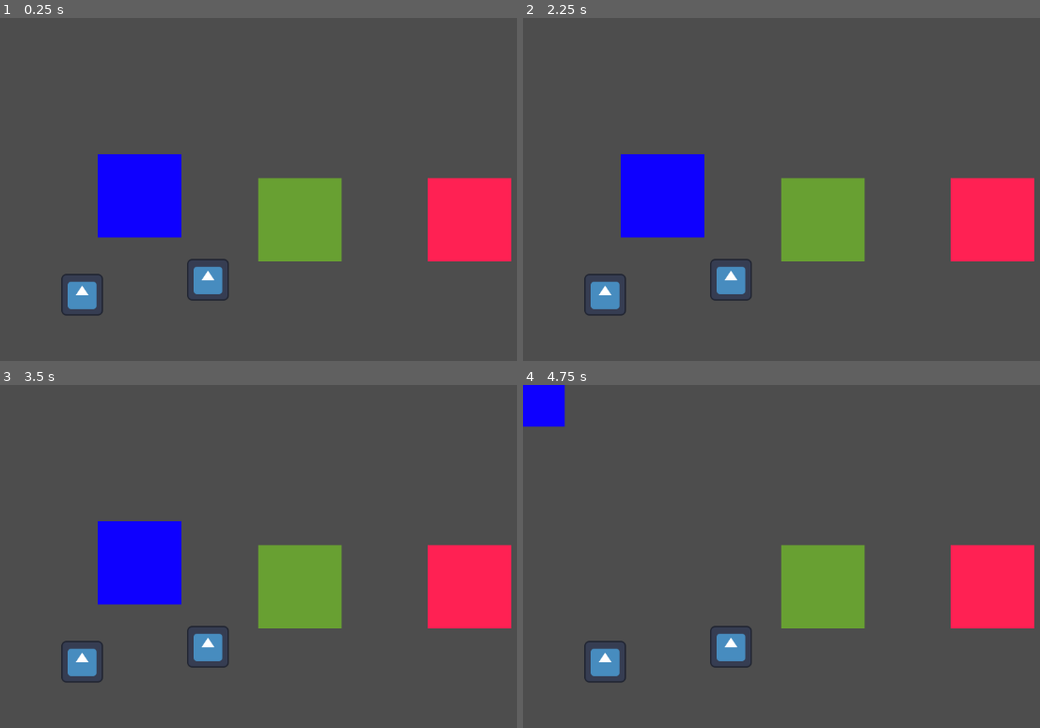
Above: before the commit, frames 1-4 (two rows, left to right).
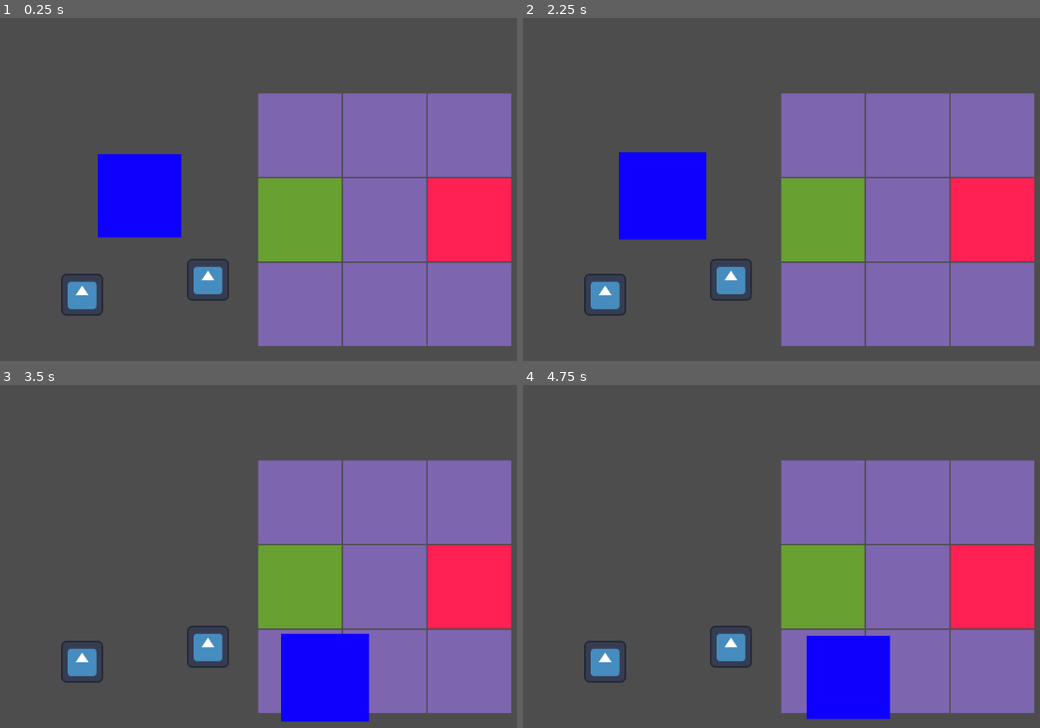
Above: after the commit, the same moments.

Repository: Smoresies/GMTK2025
Game: Godot game, scene res://scenes/sandbox.tscn
The game is run twice, just before and just after one commit, with the same random seed, the same clock (stepped at 60 frames per second) and the same inputs. The engine's default icon, where the game draws it, is replaced by a stand-in: a white triangle on a blue panel in a dark square.
Inputs (mouse positions are in pixels of both pictures, inside the frame that each line leads up to):
- Up to frame 1 (0.25 s): no input
- Up to frame 2 (2.25 s): tap Enter at 0.5, 2 s; move the mouse to (729, 278) at 0.52 s; press the mouse at (729, 278) at 0.53 s; tap Space (space) at 1.25, 2.1 s; move the mouse to (605, 295) at 1.27 s; release the mouse at (605, 295) at 1.28 s; click (605, 295) at 1.35 s; move the mouse to (662, 196) at 2.02 s; press the mouse at (662, 196) at 2.03 s
- Up to frame 3 (3.5 s): tap Space (space) at 2.75 s; move the mouse to (336, 679) at 2.77 s; release the mouse at (336, 679) at 2.78 s; click (336, 679) at 2.85 s
- Up to frame 4 (4.75 s): tap Enter at 3.5 s; move the mouse to (outside the picture) at 3.52 s; press the mouse at (outside the picture) at 3.53 s; tap Space (space) at 4.25, 4.35 s; move the mouse to (672, 532) at 4.27 s; release the mouse at (672, 532) at 4.28 s; click (672, 532) at 4.55 s

The runs differ from the first frame. In frame 1, 28% of the frame differs, in the area x 49-99%, y 21-96%; in frame 2, 28%; in frame 3, 32%, in the area x 18-99%, y 21-99%; in frame 4, 29%.

Commit message:
FIXED THE BIG BUG!!!

Diff:
--- a/scenes/board_space.tscn
+++ b/scenes/board_space.tscn
@@ -20,6 +20,7 @@
 offset_bottom = 64.0
 grow_horizontal = 2
 grow_vertical = 2
+mouse_filter = 2
 
 [node name="CollisionShape2D" type="CollisionShape2D" parent="."]
 scale = Vector2(6.25, 6.25)
--- a/scenes/draggable_object.tscn
+++ b/scenes/draggable_object.tscn
@@ -21,6 +21,5 @@
 shape = SubResource("RectangleShape2D_qf1og")
 
 [connection signal="body_entered" from="Area2D" to="." method="_on_area_2d_body_entered"]
-[connection signal="body_exited" from="Area2D" to="." method="_on_area_2d_body_exited"]
 [connection signal="mouse_entered" from="Area2D" to="." method="_on_area_2d_mouse_entered"]
 [connection signal="mouse_exited" from="Area2D" to="." method="_on_area_2d_mouse_exited"]
--- a/scenes/pipe.tscn
+++ b/scenes/pipe.tscn
@@ -23,10 +23,11 @@
 offset_bottom = 64.0
 grow_horizontal = 2
 grow_vertical = 2
+mouse_filter = 2
 color = Color(0.054902, 0, 1, 1)
 
 [node name="Area2D2" type="Area2D" parent="."]
-collision_layer = 4
+collision_layer = 0
 collision_mask = 4
 
 [node name="Checker" type="CollisionShape2D" parent="Area2D2"]
--- a/scenes/start.tscn
+++ b/scenes/start.tscn
@@ -25,6 +25,6 @@
 
 [node name="CollisionShape2D" type="CollisionShape2D" parent="."]
 position = Vector2(64, 0)
-scale = Vector2(5, 5)
+scale = Vector2(4, 4)
 shape = SubResource("CircleShape2D_ewcy1")
 disabled = true
--- a/scripts/board_space.gd
+++ b/scripts/board_space.gd
@@ -1,14 +1,16 @@
+class_name BoardSpace
 extends StaticBody2D
 
-#@onready var collision_shape_2d: CollisionShape2D = $CollisionShape2D
+@onready var collision_shape_2d: CollisionShape2D = $CollisionShape2D
+var is_empty = true
 
 func _ready():
 	modulate = Color(Color.MEDIUM_PURPLE, 0.7)
 
 func _process(_delta):
 	if global.is_dragging:
-		visible = true
-		#collision_shape_2d.disabled = false
+		# visible = true
+		collision_shape_2d.disabled = false
 	else:
-		visible = false
-		#collision_shape_2d.disabled = true
+		# visible = false
+		collision_shape_2d.disabled = true
--- a/scripts/draggable_object.gd
+++ b/scripts/draggable_object.gd
@@ -6,6 +6,7 @@
 var body_ref
 var offset: Vector2
 var initialPos: Vector2
+var last_body : BoardSpace = null
 @onready var initialSize: Vector2 = scale
 
 func _process(_delta):
@@ -21,11 +22,15 @@
 			var tween = get_tree().create_tween()
 			if is_inside_droppable and body_ref:
 				tween.tween_property(self, "position", body_ref.position, 0.2).set_ease(Tween.EASE_OUT)
+				if last_body:
+					last_body.is_empty = true
+				last_body = body_ref
+				body_ref.is_empty = false
 				body_ref.modulate = Color(Color.MEDIUM_PURPLE, 0.7)
 				body_ref = null
 			else:
 				tween.tween_property(self, "global_position", initialPos, 0.2).set_ease(Tween.EASE_OUT)
-
+			# draggable = false
 
 
 func _on_area_2d_mouse_entered() -> void:
@@ -40,7 +45,9 @@
 		scale = initialSize
 
 func _on_area_2d_body_entered(body: Node2D) -> void:
-	if body.is_in_group("droppable"):
+	if body.is_in_group("droppable") and body is BoardSpace:
+		if not body.is_empty:
+			return
 		is_inside_droppable = true
 		body.modulate = Color(Color.REBECCA_PURPLE, 1)
 		if body_ref != null:
